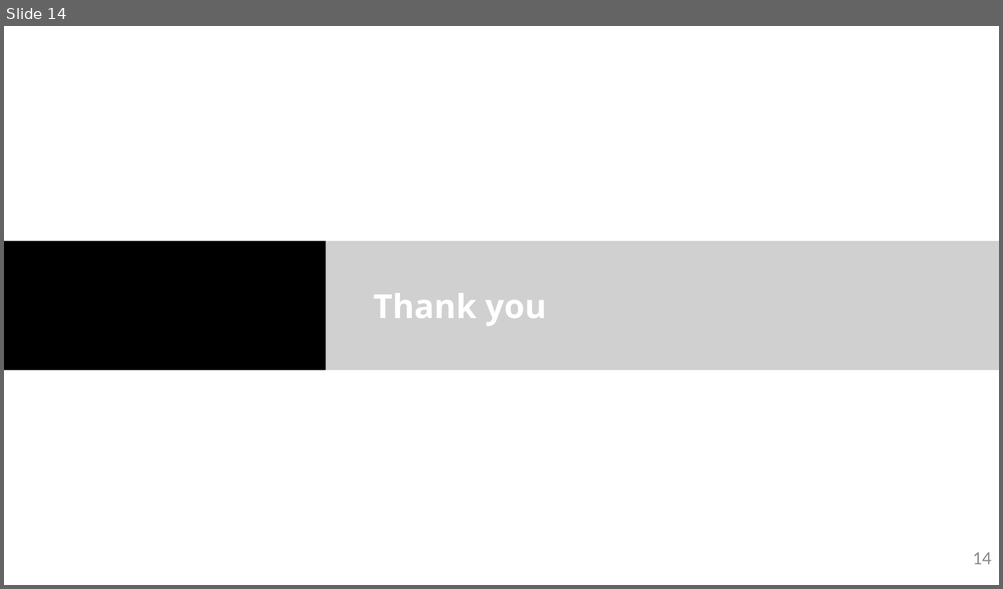
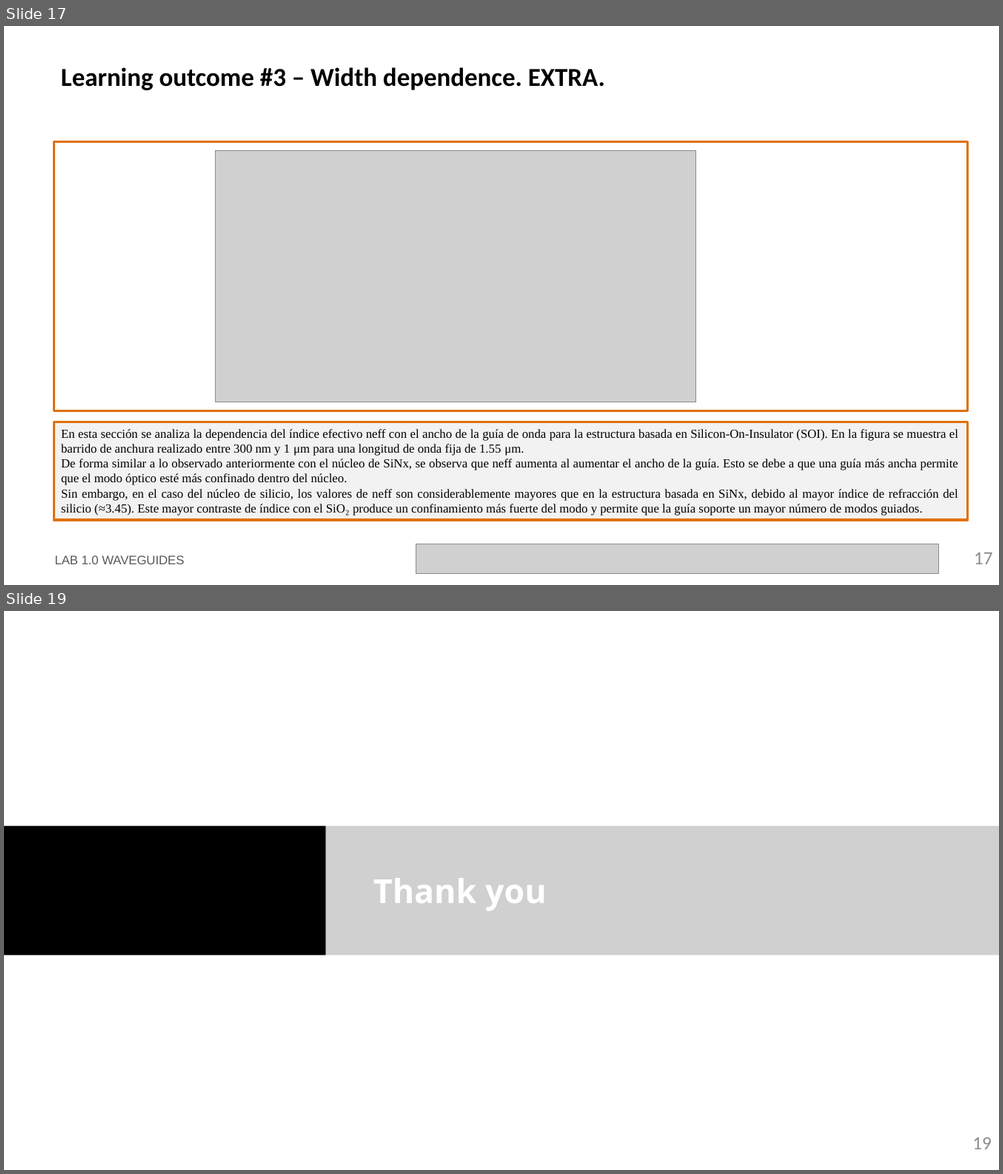
Before and after one commit to miiraandaa/cifoin-lab1, a slide deck: LabBook_10.pptx. Shown one above the other, each under a label of ours: slide 14 before the commit, slides 17 and 19 after it; the slides between them are not shown. The pictures are 1003x589 and 1003x1174 pixels, drawn with LibreOffice and Linux fonts; fonts in the diff are those of the drawing; grey boxes stand for pictures; background and template pictures are left out. Boxes give left, top, right and bottom in pixels: in the first picture for what was removed or moved away, otherwise in the second. Text is boxed around its words. In the diff, an @@ line names an element or a change of style, - is before the commit and + after.

```diff
--- a/LabBook_10.pptx
+++ b/LabBook_10.pptx
@@ slide 17 added at bbox=[4, 26, 999, 585], background #FFFFFF @@
@@ title added at bbox=[61, 67, 605, 90], 25 pt, text #000000, bold @@
+Learning outcome #3 – Width dependence. EXTRA.
@@ rectangle added at bbox=[54, 141, 968, 412], outline #E0700D 2.25 pt @@
@@ picture added at bbox=[215, 150, 696, 402] @@
@@ rectangle added at bbox=[54, 423, 968, 520], fill #F2F2F2, outline #E0700D 2.25 pt, 12 pt, text #000000 @@
+En esta sección se analiza la dependencia del índice efectivo neff con el ancho de la guía de onda para la estructura basada en Silicon-On-Insulator (SOI). En la figura se muestra el barrido de anchura realizado entre 300 nm y 1 μm para una longitud de onda fija de 1.55 μm.
+De forma similar a lo observado anteriormente con el núcleo de SiNx, se observa que neff aumenta al aumentar el ancho de la guía. Esto se debe a que una guía más ancha permite que el modo óptico esté más confinado dentro del núcleo.
+Sin embargo, en el caso del núcleo de silicio, los valores de neff son considerablemente mayores que en la estructura basada en SiNx, debido al mayor índice de refracción del silicio (≈3.45). Este mayor contraste de índice con el SiO₂ produce un confinamiento más fuerte del modo y permite que la guía soporte un mayor número de modos guiados.
@@ text added at bbox=[55, 556, 184, 565], 12 pt, text #585858 @@
+LAB 1.0 WAVEGUIDES
@@ picture added at bbox=[416, 545, 939, 574] @@
@@ page number added at bbox=[973, 553, 993, 565], 18 pt, text #8C8C8C @@
+17
@@ what was slide 14 is now slide 19 @@
@@ page number at bbox=[972, 1138, 991, 1150]: text changed @@
-14
+19
```
Also in this commit, not shown: 9 slides changed, 5 other slides added, 1 slide removed, 2 other files.
